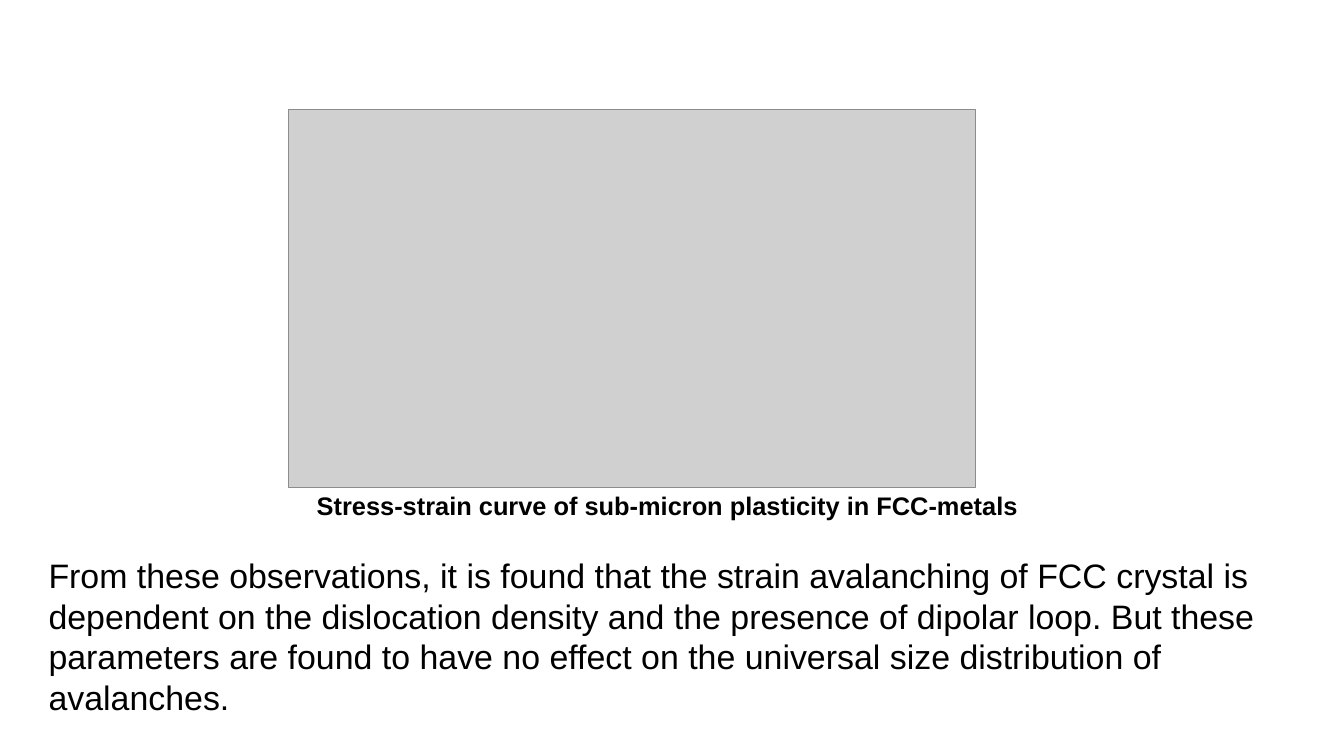
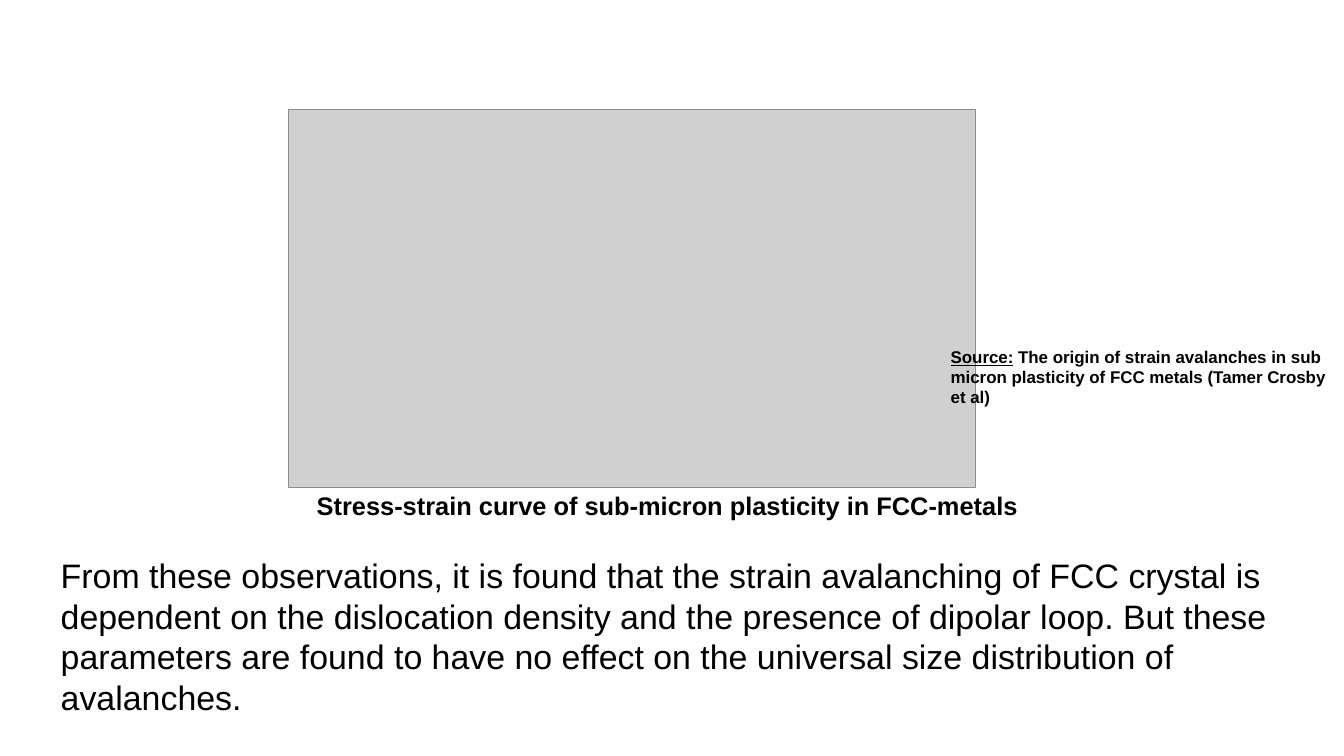
Before and after one commit to ARUN-PRAKASH-95/Journal-club, a slide deck: slide 10 of Presentation/Journalclub.odp (slide 9 before the commit). Drawn at 1344x756 pixels with LibreOffice and Linux fonts; fonts in the diff are those of the drawing; grey boxes stand for pictures. Boxes give left, top, right and bottom in pixels: in the first picture for what was removed or moved away, otherwise in the second. Text is boxed around its words. In the diff, an @@ line names an element or a change of style, - is before the commit and + after.

```diff
--- a/Presentation/Journalclub.odp
+++ b/Presentation/Journalclub.odp
@@ text added at (951,349,1325,408), 10 pt, text #000000, bold @@
+Source: The origin of strain avalanches in sub micron plasticity of FCC metals (Tamer Crosby et al)
@@ text "From these observations, it is ...": place and size @@
-text "From these observations, it is ..." at (49,563,1254,711)
+text "From these observations, it is ..." at (61,563,1266,711)
```
Also in this commit, not shown: 15 other slides changed, 1 slide added, 1 other file.
